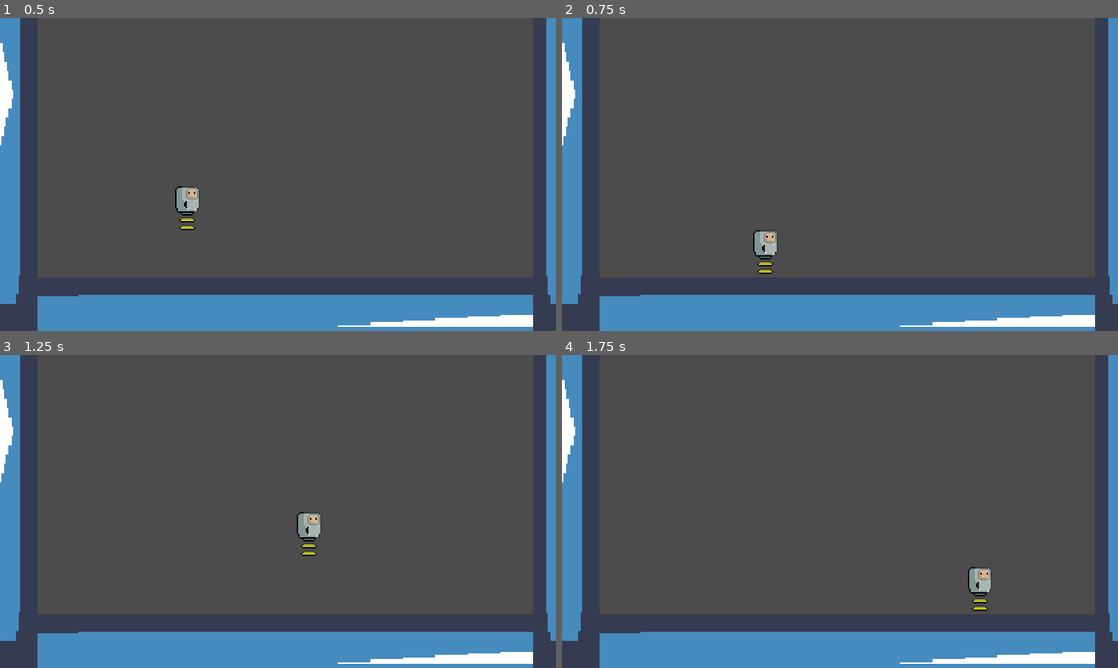
Above: before the commit, frames 1-4 (two rows, left to right).
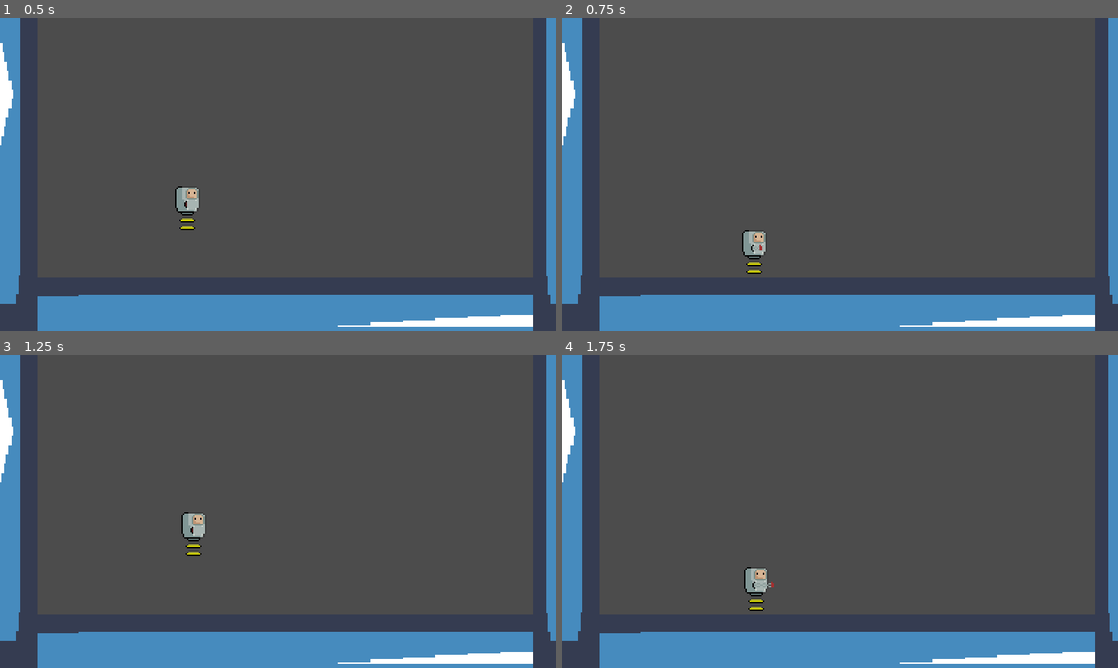
Above: after the commit, the same moments.

Repository: bruhrator420/MAD-Game-Jam-Project
Game: Godot game, scene res://Scenes/Level.tscn
The game is run twice, just before and just after one commit, with the same random seed, the same clock (stepped at 60 frames per second) and the same inputs. The project has no main scene, so this scene is started directly. The engine's default icon, where the game draws it, is replaced by a stand-in: a white triangle on a blue panel in a dark square.
Inputs:
- Up to frame 1 (0.5 s): no input
- Up to frame 2 (0.75 s): hold Right (ui_right) from 0.53 s (still down); tap X (attack, bound only after the commit) at 0.6 s
- Up to frame 3 (1.25 s): keep holding Right (ui_right); tap Space (jump) at 0.77 s
- Up to frame 4 (1.75 s): keep holding Right (ui_right); tap X (attack, bound only after the commit) at 1.35 s; tap Space (jump) at 1.52 s

Frame 1 is identical in both runs. In frame 2, 0.6% of the frame differs, in the area x 32-39%, y 67-82%; in frame 3, 0.8%, in the area x 32-58%, y 50-65%; in frame 4, 0.8%.

Commit message:
Add attack animation and restore air friction

Diff:
--- a/Project/Scenes/Player.tscn
+++ b/Project/Scenes/Player.tscn
@@ -58,10 +58,12 @@
 position = Vector2( -2, 2 )
 shape = SubResource( 1 )
 
-[node name="Area2D" type="Area2D" parent="."]
+[node name="Melee" type="Area2D" parent="."]
 monitoring = false
 monitorable = false
 
-[node name="CollisionShape2D2" type="CollisionShape2D" parent="Area2D"]
+[node name="CollisionShape2D2" type="CollisionShape2D" parent="Melee"]
 position = Vector2( 11.5, -3 )
 shape = SubResource( 9 )
+
+[connection signal="body_entered" from="Melee" to="." method="_on_Melee_body_entered"]
--- a/Project/Scripts/Player.gd
+++ b/Project/Scripts/Player.gd
@@ -10,15 +10,25 @@
 var motion = Vector2.ZERO
 
 onready var sprite = $Sprite
+onready var melee = $"Melee"
 
 func _physics_process(delta):
+	var kick = Input.is_action_just_pressed("attack")
 	var x_input = Input.get_axis("ui_left", "ui_right")
 
-	if x_input:
-		motion.x = move_toward(motion.x, x_input * MAX_SPEED, ACCELERATION * delta)
-		sprite.flip_h = x_input < 0
+	if sprite.animation != "attack":
+		if kick:
+			sprite.play("attack")
+			melee.monitoring = true
+			sprite.connect("animation_finished", self, "on_attack_animation_finished", [], CONNECT_ONESHOT)
+		elif x_input:
+			motion.x = move_toward(motion.x, x_input * MAX_SPEED, ACCELERATION * delta)
+			sprite.flip_h = x_input < 0
+		else:
+
+			motion.x = lerp(motion.x, 0, FRICTION if is_on_floor() else AIR_RESISTANCE)
 	else:
-		motion.x = lerp(motion.x, 0, FRICTION)
+		motion.x = lerp(motion.x, 0, FRICTION if is_on_floor() else AIR_RESISTANCE)
 
 	motion.y += GRAVITY * delta
 
@@ -30,3 +40,13 @@
 			motion.y = -JUMP_FORCE/2
 
 	motion = move_and_slide(motion, Vector2.UP)
+
+
+func on_attack_animation_finished():
+	sprite.play("default")
+	melee.monitoring = false
+
+
+func _on_Melee_body_entered(body):
+	if body.is_in_group("enemies"):
+		pass
--- a/Project/project.godot
+++ b/Project/project.godot
@@ -53,6 +53,11 @@
 "events": [ Object(InputEventKey,"resource_local_to_scene":false,"resource_name":"","device":0,"alt":false,"shift":false,"control":false,"meta":false,"command":false,"pressed":false,"scancode":32,"physical_scancode":0,"unicode":0,"echo":false,"script":null)
  ]
 }
+attack={
+"deadzone": 0.5,
+"events": [ Object(InputEventKey,"resource_local_to_scene":false,"resource_name":"","device":0,"alt":false,"shift":false,"control":false,"meta":false,"command":false,"pressed":false,"scancode":88,"physical_scancode":0,"unicode":0,"echo":false,"script":null)
+ ]
+}
 
 [physics]
 
